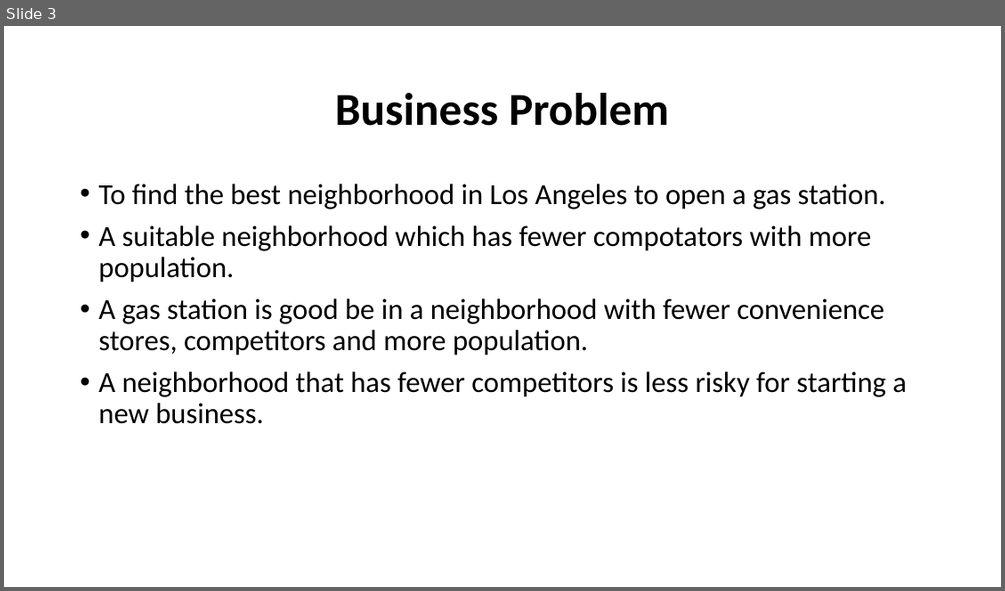
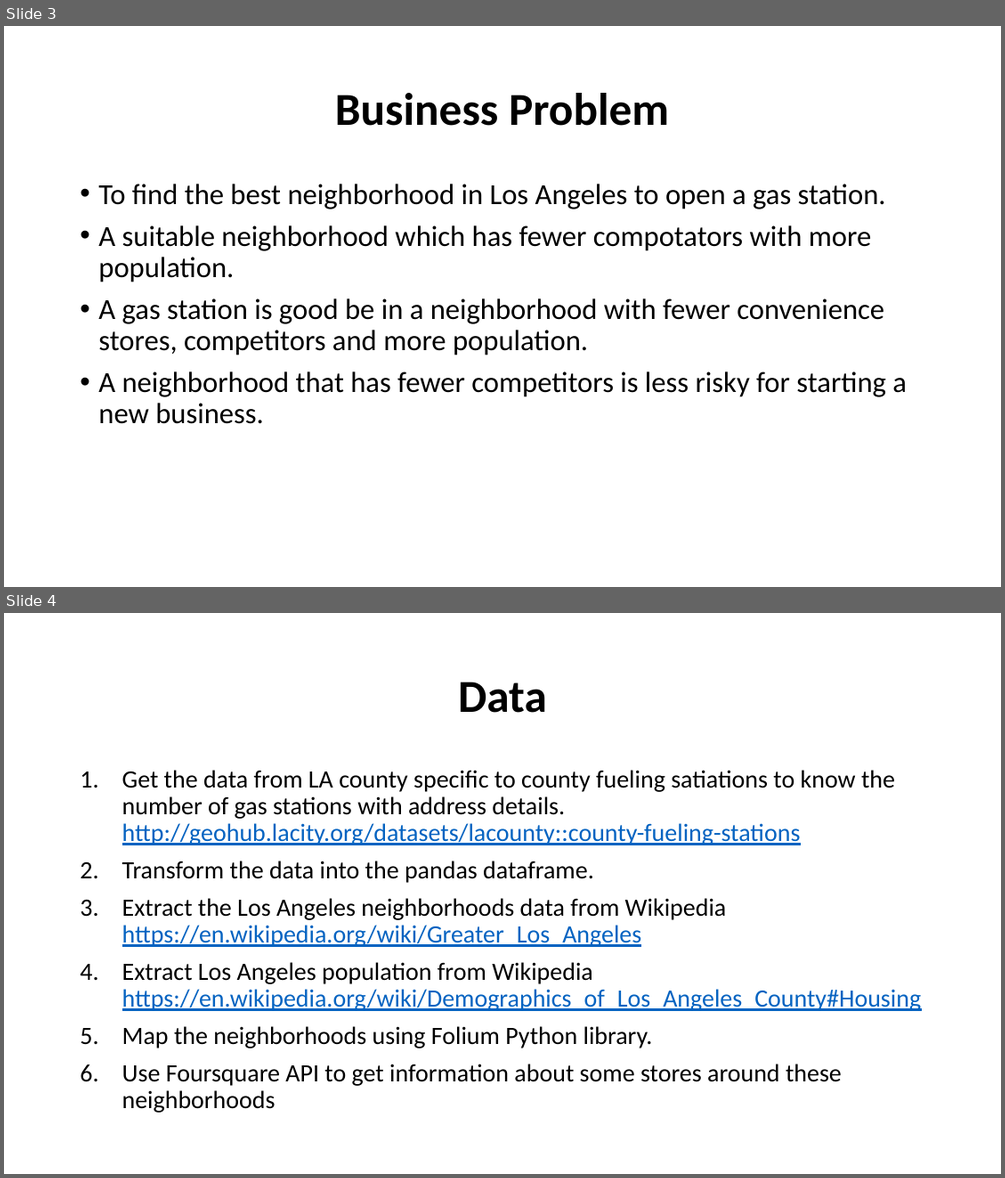
Before and after one commit to manipopuri/Coursera_Capstone, a slide deck: Find the Best Location to Open a Gas Station in Los Angeles.pptx. Shown one above the other, each under a label of ours: slide 3 before the commit, slides 3 and 4 after it. The pictures are 1005x591 and 1005x1178 pixels, drawn with LibreOffice and Linux fonts; fonts in the diff are those of the drawing. Boxes give left, top, right and bottom in pixels: in the first picture for what was removed or moved away, otherwise in the second. Text is boxed around its words. In the diff, an @@ line names an element or a change of style, - is before the commit and + after.

```diff
--- a/Find the Best Location to Open a Gas Station in Los Angeles.pptx
+++ b/Find the Best Location to Open a Gas Station in Los Angeles.pptx
@@ slide 4 added at [4, 613, 1001, 1174], background #FFFFFF @@
@@ title added at [458, 682, 547, 713], 44 pt, text #000000, bold @@
+Data
@@ text added at [122, 770, 922, 1112], 24 pt, text #000000 @@
+1. Get the data from LA county specific to county fueling satiations to know the number of gas stations with address details. http://geohub.lacity.org/datasets/lacounty::county-fueling-stations
+2. Transform the data into the pandas dataframe.
+3. Extract the Los Angeles neighborhoods data from Wikipedia https://en.wikipedia.org/wiki/Greater_Los_Angeles
+4. Extract Los Angeles population from Wikipedia https://en.wikipedia.org/wiki/Demographics_of_Los_Angeles_County#Housing
+5. Map the neighborhoods using Folium Python library.
+6. Use Foursquare API to get information about some stores around these neighborhoods
```
Also in this commit, not shown: 9 other slides added.
